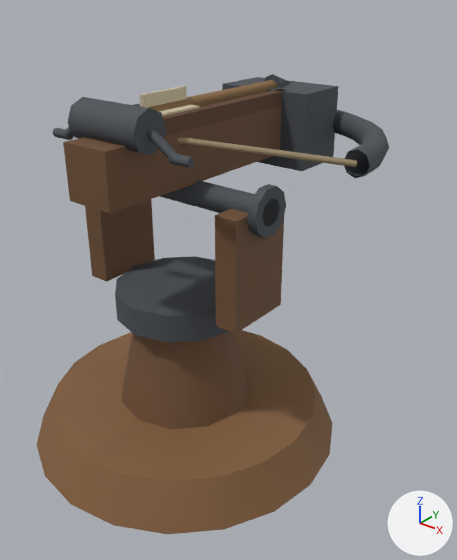
One commit to the glTF model public/gltf/sky-ballista.glb: the scene before it, then after it.
One viewpoint serves both versions: a 50 mm lens placed at (0.279, -0.296, 0.319), pointed at (0.016, 0.033, 0.115). Every picture has the same lights, and +X, +Y and +Z are marked at lower right. The older version comes first. Where no turn or scale is listed for an object, it has been applied to the vertices.

The first picture shows 'sky-ballista-assembly', 'sky-ballista-base'.
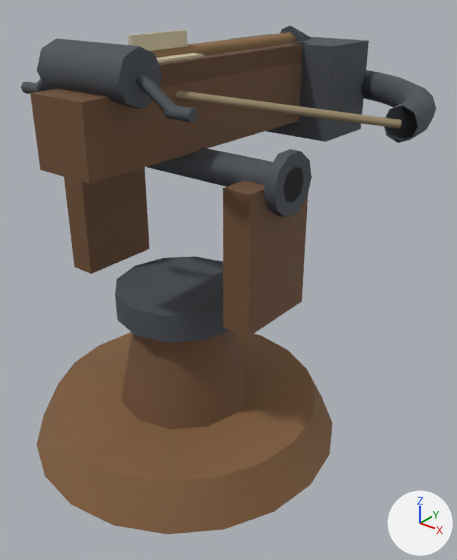
ob_gun_rotate is not drawn itself; it is the parent of ob_sky_ballista_assembly.

Patch to the scene script:
```diff
--- a/public/gltf/sky-ballista.glb.py
+++ b/public/gltf/sky-ballista.glb.py
@@ ob_gun_rotate @@
 ob_gun_rotate.parent = ob_sky_ballista
-ob_gun_rotate.location = (0.0, 0.0, 0.19)
+ob_gun_rotate.location = (0.0, 0.0, 0.21)
@@ ob_sky_ballista_assembly @@
 ob_sky_ballista_assembly.location = (0.0, 0.0, 0.0)
+ob_sky_ballista_assembly.scale = (1.2, 1.2, 1.2)
```

Changed parts and their boxes [x1, y1, x2, y2] in the pictures (457 x 560 px):
'sky-ballista-assembly', moved, rescaled (23% wider, 20% taller): before [53, 74, 389, 334]; after [21, 25, 436, 337]
